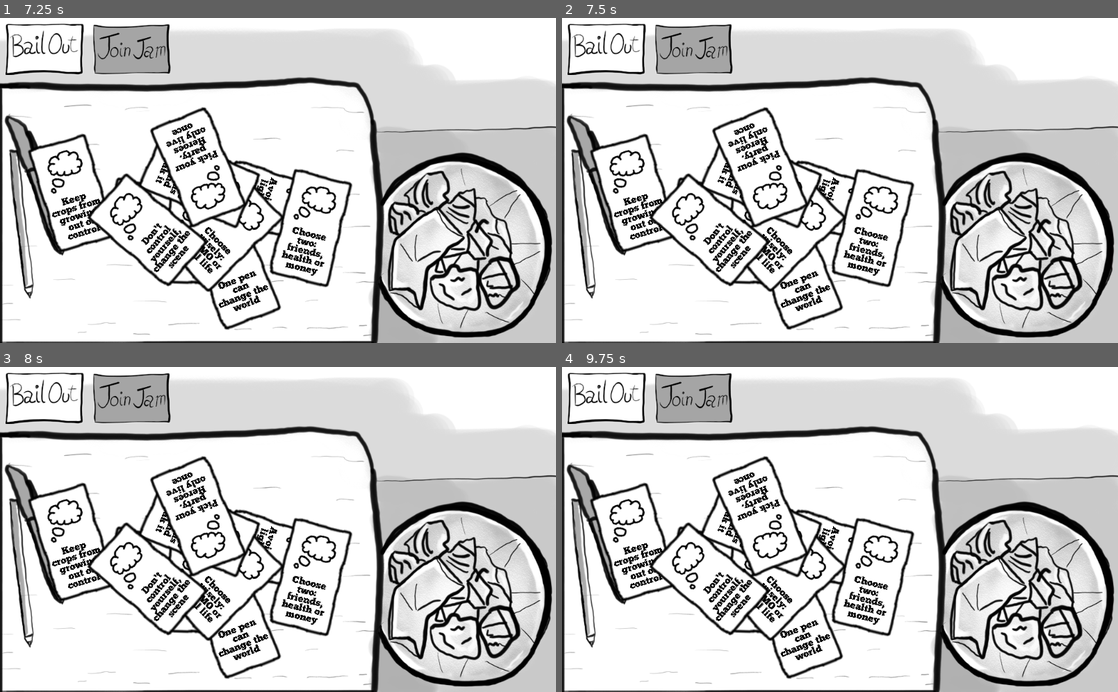
Above: before the commit, frames 1-4 (two rows, left to right).
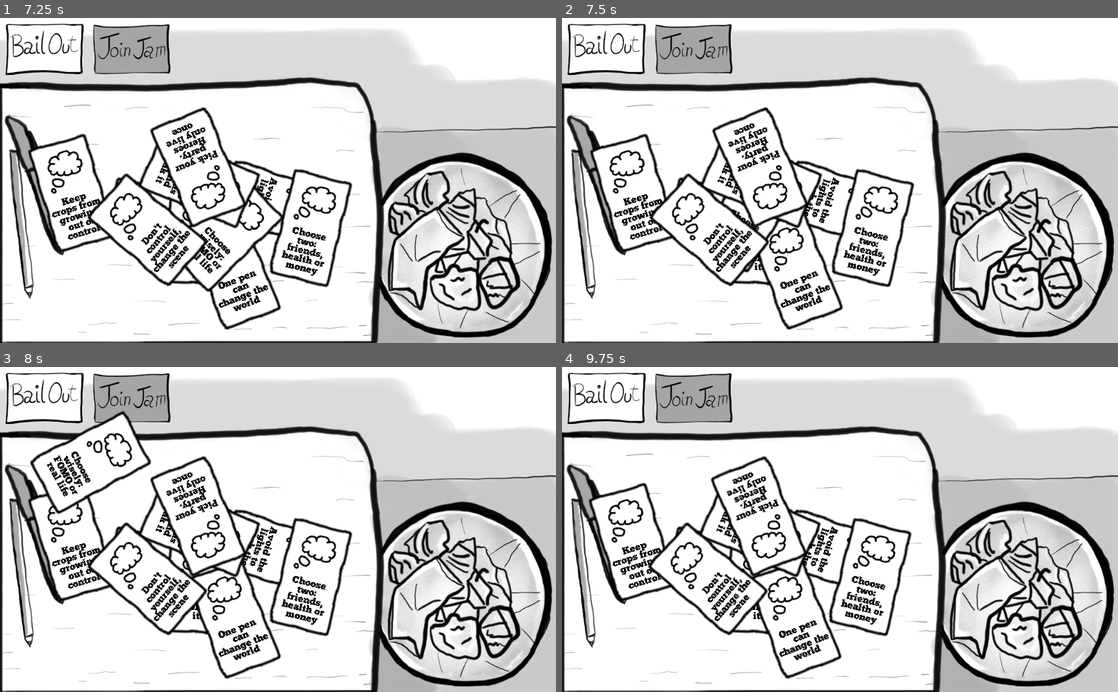
Above: after the commit, the same moments.

Repository: brocoli/ld43
Game: Godot game, scene res://scene/Intro/Intro.tscn
Same seed, same stepped clock (60 frames per second), same inputs: the game is played once before the commit and once after it.
Inputs (mouse positions are in pixels of both pictures, inside the frame that each line leads up to):
- Up to frame 1 (7.25 s): tap Enter at 0.5, 2 s; drag from (278, 180) to (333, 109) at 0.52 s; tap Space at 1.25 s; drag from (166, 196) to (250, 245) at 1.27 s; move the mouse to (333, 109) at 2.02 s; click (333, 109) at 2.17 s; click (44, 50) at 2.75 s; click (489, 50) at 3.5 s; click (44, 50) at 4.25 s; click (489, 50) at 5 s; click (44, 50) at 5.75 s; click (489, 50) at 6.5 s
- Up to frame 2 (7.5 s): tap Space at 7.25 s; drag from (812, 245) to (673, 131) at 7.27 s
- Up to frame 3 (8 s): no input
- Up to frame 4 (9.75 s): drag from (673, 480) to (1023, 594) at 8.02 s; drag from (673, 480) to (756, 448) at 8.77 s; tap Enter at 9.5 s; move the mouse to (867, 529) at 9.52 s; click (867, 529) at 9.67 s

Frame 1 is identical in both runs. In frame 2, 1.3% of the frame differs, in the area x 28-51%, y 51-85%; in frame 3, 3.0%; in frame 4, 8.7%, in the area x 4-64%, y 27-96%.

Commit message:
Input done right

Diff:
--- a/scene/Main/Card.gd
+++ b/scene/Main/Card.gd
@@ -27,3 +27,12 @@
 			get_node("/root/Main/JoinJam/Bop").bop()
 
 		self.queue_free()
+
+
+func _on_Control_gui_input(event):
+	if event is InputEventMouseButton:
+		var cardHandler = get_node("/root/Main/CardHandler")
+		if event.pressed:
+			cardHandler.try_lift_card(self)
+		else:
+			cardHandler.try_drop_card()
--- a/scene/Main/Card.tscn
+++ b/scene/Main/Card.tscn
@@ -18,7 +18,7 @@
 font_data = ExtResource( 4 )
 _sections_unfolded = [ "Extra Spacing", "Font", "Resource", "Settings" ]
 
-[node name="Card" type="RigidBody2D" index="0" groups=[
+[node name="Card" type="RigidBody2D" groups=[
 "is_card",
 ]]
 
@@ -88,3 +88,23 @@
 lines_skipped = 0
 max_lines_visible = -1
 _sections_unfolded = [ "Anchor", "Focus", "Grow Direction", "Hint", "Margin", "Material", "Mouse", "Rect", "Theme", "Visibility", "custom_colors", "custom_constants", "custom_fonts", "custom_styles" ]
+
+[node name="Control" type="Control" parent="." index="4"]
+
+anchor_left = 0.0
+anchor_top = 0.0
+anchor_right = 0.0
+anchor_bottom = 0.0
+margin_left = -56.0
+margin_top = -99.0
+margin_right = 56.0
+margin_bottom = 99.0
+rect_pivot_offset = Vector2( 0, 0 )
+rect_clip_content = false
+mouse_filter = 0
+mouse_default_cursor_shape = 0
+size_flags_horizontal = 1
+size_flags_vertical = 1
+_sections_unfolded = [ "Mouse", "Rect" ]
+
+[connection signal="gui_input" from="Control" to="." method="_on_Control_gui_input"]
--- a/scene/Main/CardHandler.gd
+++ b/scene/Main/CardHandler.gd
@@ -99,30 +99,15 @@
 
 	card.get_node("IdeaLabel").set_text(selectedText)
 
-func _unhandled_input(event):
-	if event is InputEventMouseButton and not event.pressed and focusedCard != null:
-		drop_card()
-
 func _input(event):
 	if focusedCard != null and event is InputEventMouseMotion:
 		draggableBody.position += event.relative
 
-func try_lift_card(bodies):
+func try_lift_card(card):
 	if focusedCard == null:
-		var card = null
-		var max_z = -INF
-
-		for body in bodies:
-			var new_z = body.z_index
-			if max_z < new_z:
-				max_z = new_z
-				card = body
-
-		if card != null:
-			lift_card(card)
+		lift_card(card)
 
 func lift_card(card):
-	get_tree().set_input_as_handled()
 	focusedCard = card
 
 	draggableBody = TouchDragPhysics.instance()
@@ -132,9 +117,9 @@
 	var joint = draggableBody.get_node("PinJoint2D")
 	joint.set_node_b(card.get_path())
 
-func drop_card():
-	get_tree().set_input_as_handled()
-	get_node("/root/Main").remove_child(draggableBody)
-	draggableBody = null
+func try_drop_card():
+	if focusedCard != null:
+		get_node("/root/Main").remove_child(draggableBody)
+		draggableBody = null
 
-	focusedCard = null
+		focusedCard = null
--- a/scene/Main/CardHandler.tscn
+++ b/scene/Main/CardHandler.tscn
@@ -7,7 +7,7 @@
 [ext_resource path="res://art/good.ogg" type="AudioStream" id=5]
 [ext_resource path="res://art/ominous.ogg" type="AudioStream" id=6]
 
-[node name="CardHandler" type="Node2D"]
+[node name="CardHandler" type="Node2D" index="0"]
 
 script = ExtResource( 1 )
 _sections_unfolded = [ "Material", "Transform", "Visibility", "Z Index" ]
--- a/scene/Main/CardPicker.gd
+++ /dev/null
@@ -1,10 +0,0 @@
-extends Area2D
-
-func _unhandled_input(event):
-	if event is InputEventMouseMotion:
-		position = get_viewport().get_mouse_position()
-
-func _input_event(viewport, event, shape_idx):
-	if event is InputEventMouseButton:
-		var bodies = get_overlapping_bodies()
-		get_node("/root/Main/CardHandler").try_lift_card(bodies)
--- a/scene/Main/CardPicker.tscn
+++ /dev/null
@@ -1,34 +0,0 @@
-[gd_scene load_steps=4 format=2]
-
-[ext_resource path="res://scene/Main/CardPicker.gd" type="Script" id=1]
-[ext_resource path="res://art/dummy.png" type="Texture" id=2]
-
-
-[sub_resource type="CircleShape2D" id=1]
-
-custom_solver_bias = 0.0
-radius = 10.0
-
-[node name="CardPicker" type="Area2D"]
-
-input_pickable = true
-gravity_vec = Vector2( 0, 1 )
-gravity = 98.0
-linear_damp = 0.1
-angular_damp = 1.0
-audio_bus_override = false
-audio_bus_name = "Master"
-script = ExtResource( 1 )
-_sections_unfolded = [ "Audio Bus", "Collision", "Material", "Pickable", "Transform", "Visibility", "Z Index" ]
-
-[node name="CollisionShape2D" type="CollisionShape2D" parent="." index="0"]
-
-shape = SubResource( 1 )
-_sections_unfolded = [ "Transform", "Z Index" ]
-
-[node name="Debug" type="Sprite" parent="." index="1"]
-
-visible = false
-modulate = Color( 0.0200195, 0.320313, 0.0739784, 0.501961 )
-texture = ExtResource( 2 )
-_sections_unfolded = [ "Visibility" ]
--- a/scene/Main/Main.tscn
+++ b/scene/Main/Main.tscn
@@ -1,20 +1,19 @@
-[gd_scene load_steps=14 format=2]
+[gd_scene load_steps=13 format=2]
 
 [ext_resource path="res://art/asset_bg.png" type="Texture" id=1]
 [ext_resource path="res://scene/Main/Trashcan.tscn" type="PackedScene" id=2]
 [ext_resource path="res://scene/Main/CardHandler.tscn" type="PackedScene" id=3]
-[ext_resource path="res://scene/Main/CardPicker.tscn" type="PackedScene" id=4]
-[ext_resource path="res://art/Buttons/botao_JoinJamP.png" type="Texture" id=5]
-[ext_resource path="res://art/Buttons/botao_JoinJamHoverP.png" type="Texture" id=6]
-[ext_resource path="res://art/Buttons/botao_JoinJamDisableP.png" type="Texture" id=7]
-[ext_resource path="res://scene/Main/JoinJam.gd" type="Script" id=8]
-[ext_resource path="res://scene/Main/Bop.gd" type="Script" id=9]
-[ext_resource path="res://art/Buttons/botao_bailOutP.png" type="Texture" id=10]
-[ext_resource path="res://art/Buttons/botao_bailOuthoverP.png" type="Texture" id=11]
-[ext_resource path="res://scene/Main/BailOut.gd" type="Script" id=12]
-[ext_resource path="res://scene/Main/ScreenShake.gd" type="Script" id=13]
+[ext_resource path="res://art/Buttons/botao_JoinJamP.png" type="Texture" id=4]
+[ext_resource path="res://art/Buttons/botao_JoinJamHoverP.png" type="Texture" id=5]
+[ext_resource path="res://art/Buttons/botao_JoinJamDisableP.png" type="Texture" id=6]
+[ext_resource path="res://scene/Main/JoinJam.gd" type="Script" id=7]
+[ext_resource path="res://scene/Main/Bop.gd" type="Script" id=8]
+[ext_resource path="res://art/Buttons/botao_bailOutP.png" type="Texture" id=9]
+[ext_resource path="res://art/Buttons/botao_bailOuthoverP.png" type="Texture" id=10]
+[ext_resource path="res://scene/Main/BailOut.gd" type="Script" id=11]
+[ext_resource path="res://scene/Main/ScreenShake.gd" type="Script" id=12]
 
-[node name="Main" type="Node2D"]
+[node name="Main" type="Node2D" index="0"]
 
 _sections_unfolded = [ "Pause", "Z Index" ]
 
@@ -53,11 +52,7 @@
 radiusX = 300.0
 radiusY = 160.0
 
-[node name="CardPicker" parent="." index="4" instance=ExtResource( 4 )]
-
-z_index = 2
-
-[node name="JoinJam" type="TextureButton" parent="." index="5"]
+[node name="JoinJam" type="TextureButton" parent="." index="4"]
 
 anchor_left = 0.0
 anchor_top = 0.0
@@ -93,11 +88,11 @@
 playback/active = false
 playback/repeat = false
 playback/speed = 1.0
-script = ExtResource( 9 )
+script = ExtResource( 8 )
 period = 0.2
 amplitude = 1.1
 
-[node name="BailOut" type="TextureButton" parent="." index="6"]
+[node name="BailOut" type="TextureButton" parent="." index="5"]
 
 anchor_left = 0.0
 anchor_top = 0.0
@@ -118,12 +113,12 @@
 enabled_focus_mode = 2
 shortcut = null
 group = null
-texture_normal = ExtResource( 10 )
-texture_pressed = ExtResource( 11 )
-script = ExtResource( 12 )
+texture_normal = ExtResource( 9 )
+texture_pressed = ExtResource( 10 )
+script = ExtResource( 11 )
 _sections_unfolded = [ "Textures" ]
 
-[node name="ScreenShake" type="Tween" parent="." index="7"]
+[node name="ScreenShake" type="Tween" parent="." index="6"]
 
 repeat = false
 playback_process_mode = 1
--- a/scene/Main/TouchDragPhysics.tscn
+++ b/scene/Main/TouchDragPhysics.tscn
@@ -7,7 +7,7 @@
 custom_solver_bias = 0.0
 radius = 10.0
 
-[node name="TouchDragPhysics" type="KinematicBody2D" index="0"]
+[node name="TouchDragPhysics" type="KinematicBody2D"]
 
 input_pickable = false
 collision_layer = 1
Not shown: 2 places in scene/Main/Main.tscn that only renumber resources
